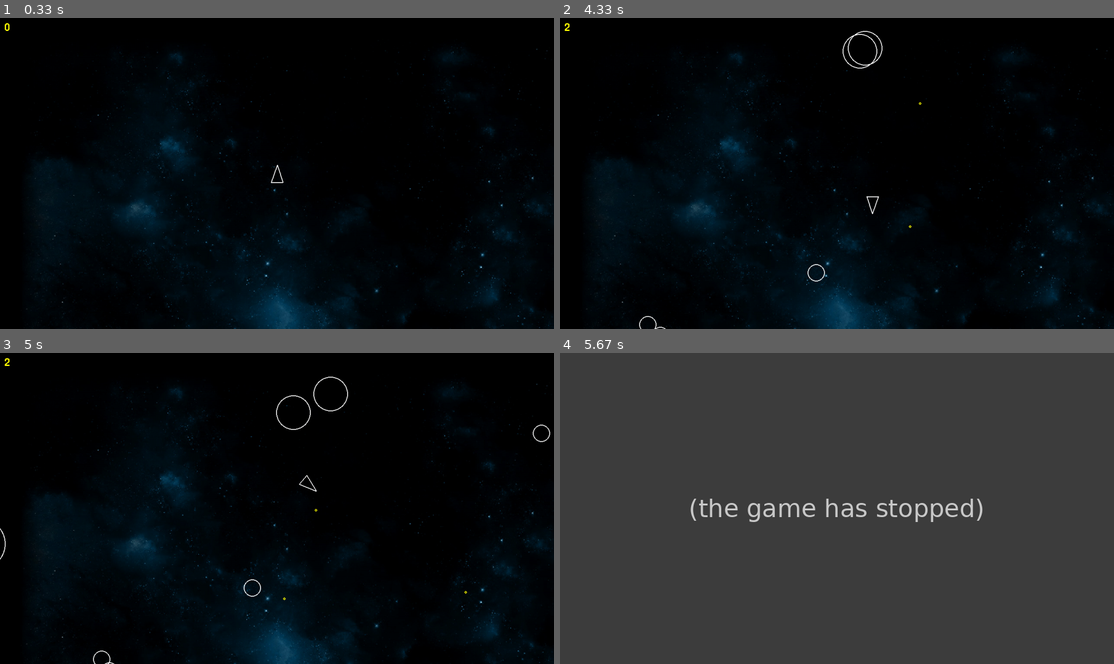
Above: before the commit, frames 1-4 (two rows, left to right).
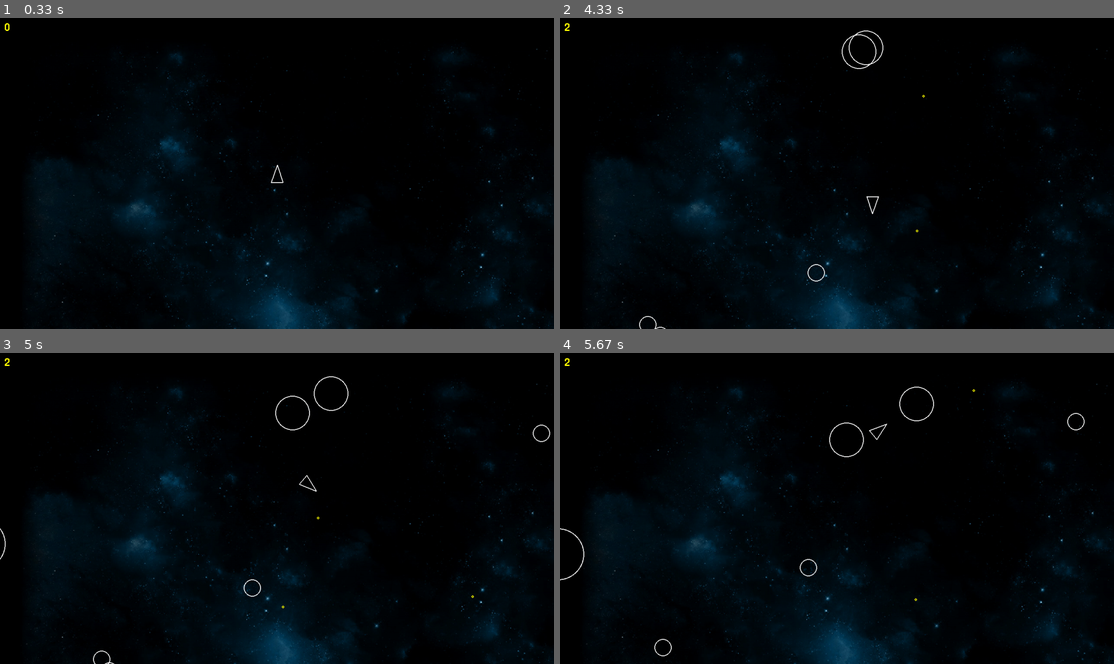
Above: after the commit, the same moments.

Repository: paulhunter/pygame-asteroids
Game: pygame game, started from main.py
The game is run twice, just before and just after one commit, with the same random seed, the same clock (stepped at 60 frames per second) and the same inputs.
Inputs:
- Up to frame 1 (0.33 s): no input
- Up to frame 2 (4.33 s): tap Space at 0.33, 0.73, 1.03, 1.23, 1.57, 1.87, 2.07, 2.37, 2.63, 2.97, 3.27, 3.4, 3.8, 4.1 s; hold Right 0.67-1.13 s; hold Up 1.17-1.47 s; hold Right 1.5-1.97 s; hold Left 2-2.53 s; hold Down 2.57-2.87 s; hold Left 2.9-3.3 s; hold Up 3.33-3.7 s; hold Right from 3.73 s (still down)
- Up to frame 3 (5 s): release Right at 4.37 s; hold Down 4.4-4.77 s; tap Space at 4.47, 4.87 s; hold Left from 4.8 s (still down)
- Up to frame 4 (5.67 s): tap Space at 5.17, 5.37 s; release Left at 5.27 s; hold Up from 5.3 s (still down)

Frame 1 is identical in both runs. In frame 2, 0.2% of the frame differs, in the area x 50-66%, y 3-69%; in frame 3, 0.2%; in frame 4, 100%, in the area x 0-100%, y 0-100%.
Before the commit the program exited at 5.5 s; later frames show no game.

Commit message:
move shot origin to ship bow

Diff:
--- a/player.py
+++ b/player.py
@@ -60,7 +60,7 @@
 
 
     def shoot(self):
-        shotPos = self.position + self.forward()
+        shotPos = self.position + (self.forward() * PLAYER_RADIUS)
         s = Shot(shotPos.x, shotPos.y, SHOT_RADIUS, self)
         s.velocity = (self.forward() * PLAYER_SHOOT_SPEED) + self.velocity
 
